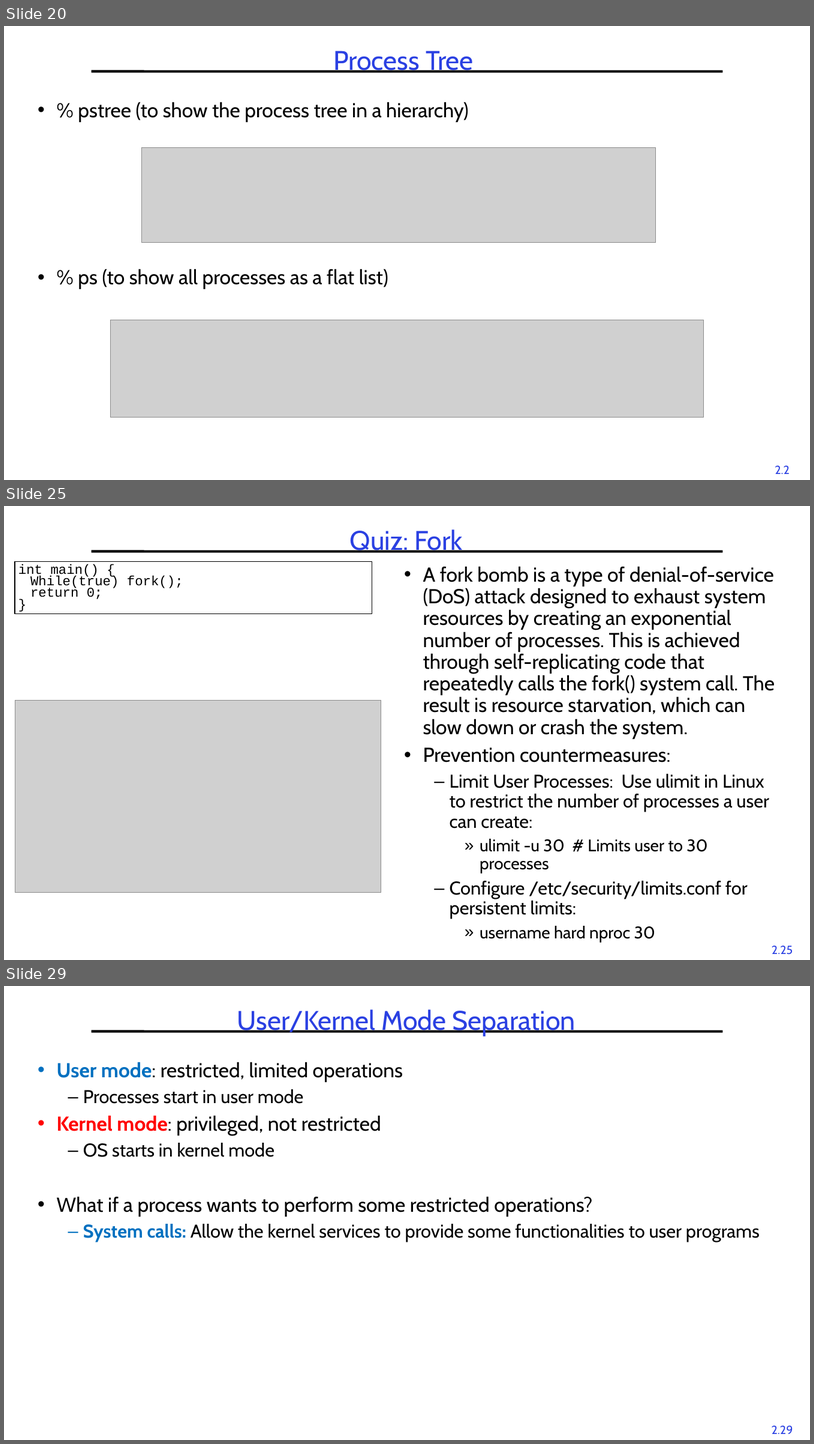
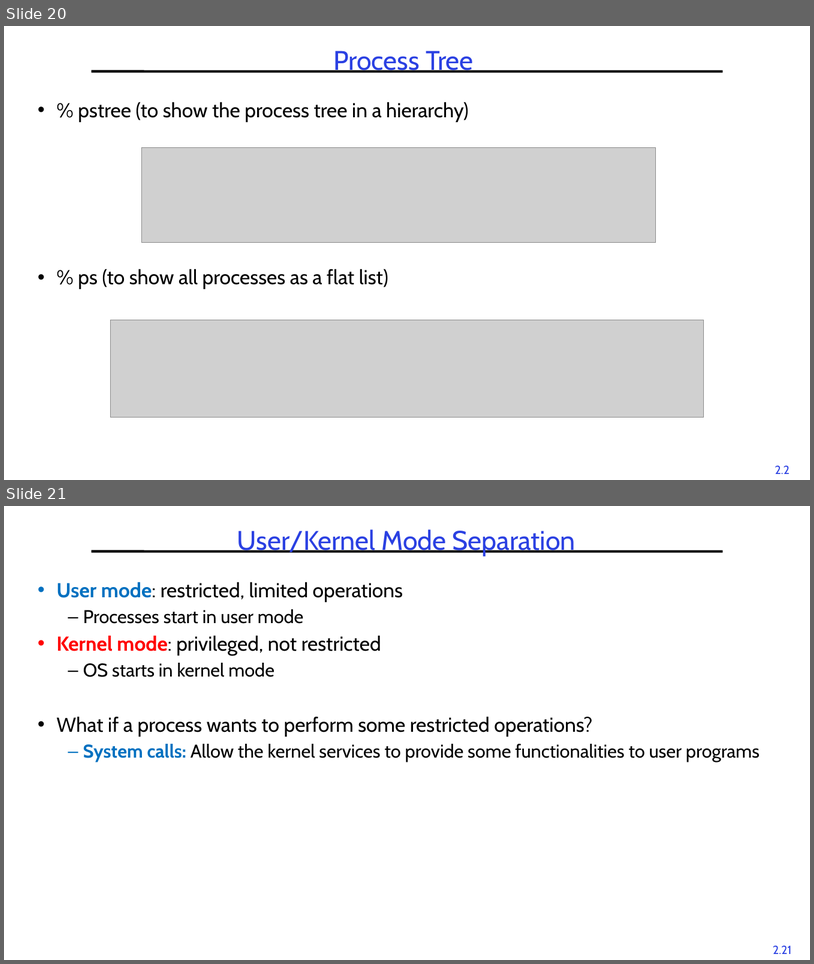
Before and after one commit to guhofstra/CSC256Fa25, a slide deck: PPTs/L2-Processes Threads.pptx. Shown one above the other, each under a label of ours: slides 20, 25 and 29 before the commit, slides 20 and 21 after it; the slides between them are not shown. The pictures are 814x1444 and 814x964 pixels, drawn with LibreOffice and Linux fonts; fonts in the diff are those of the drawing; grey boxes stand for pictures. Boxes give left, top, right and bottom in pixels: in the first picture for what was removed or moved away, otherwise in the second. Text is boxed around its words. In the diff, an @@ line names an element or a change of style, - is before the commit and + after.

```diff
--- a/PPTs/L2-Processes Threads.pptx
+++ b/PPTs/L2-Processes Threads.pptx
@@ slide 25 removed at (x1=4, y1=506, x2=810, y2=960), background #FFFFFF; not listed: 2 template elements that a slide beside it also shows @@
@@ title removed at (x1=350, y1=529, x2=463, y2=553) @@
-Quiz: Fork
@@ rectangle removed at (x1=15, y1=562, x2=372, y2=613) @@
-int main() {
-While(true) fork();
-return 0;
-}
@@ text removed at (x1=423, y1=566, x2=775, y2=942) @@
-• A fork bomb is a type of denial-of-service (DoS) attack designed to exhaust system resources by creating an exponential number of processes. This is achieved through self-replicating code that repeatedly calls the fork() system call. The result is resource starvation, which can slow down or crash the system.
-• Prevention countermeasures:
-  – Limit User Processes: Use ulimit in Linux to restrict the number of processes a user can create:
-    » ulimit -u 30 # Limits user to 30 processes
-  – Configure /etc/security/limits.conf for persistent limits:
-    » username hard nproc 30
@@ picture removed at (x1=15, y1=700, x2=381, y2=892) @@
@@ what was slide 29 is now slide 21 @@
@@ page number at (x1=773, y1=945, x2=792, y2=954): text changed @@
-2.29
+2.21
```
Also in this commit, not shown: 1 slide changed, 7 other slides removed, 6 other files.
